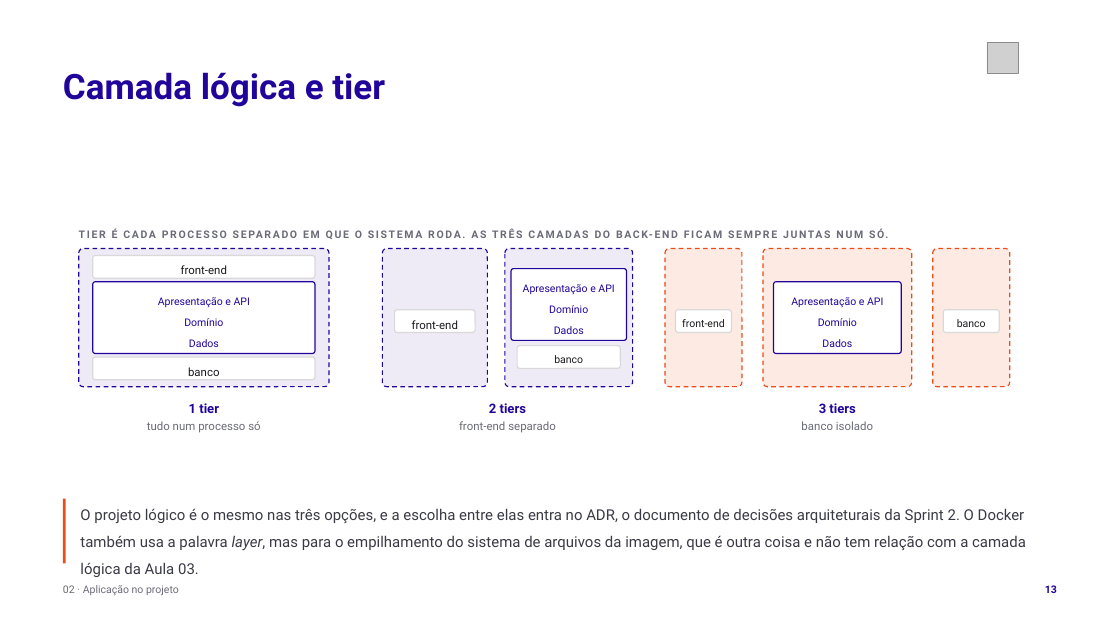
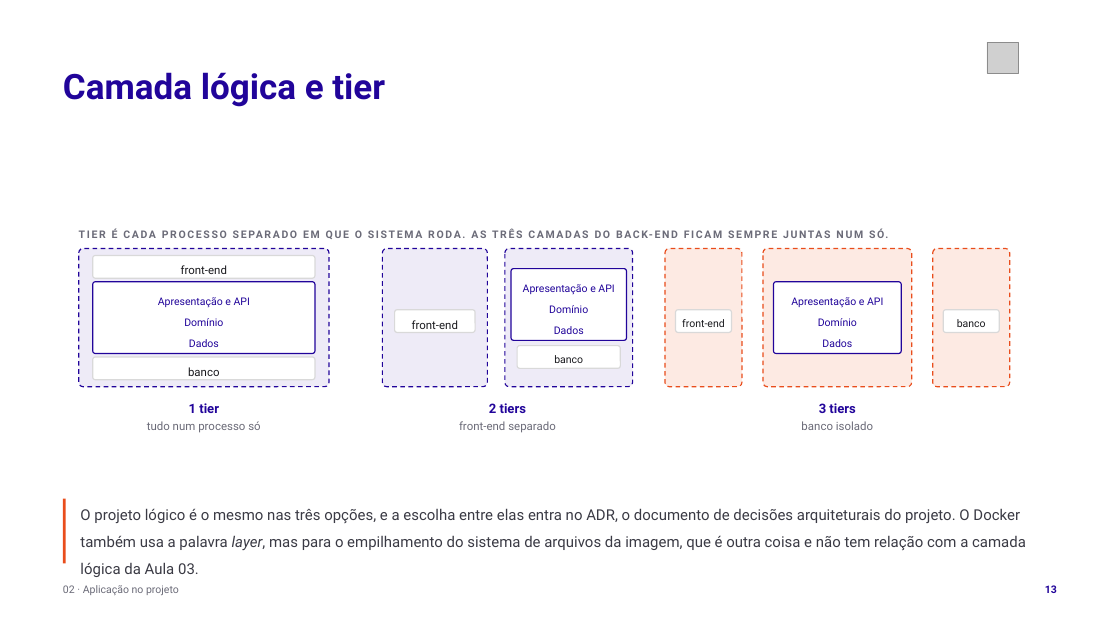
Before and after one commit to tcpassos/invite-app, a slide deck: slide 13 of trabalhos/T1-Docker-Invite-People.pptx. Drawn at 1120x630 pixels with LibreOffice and Linux fonts; fonts in the diff are those of the drawing; grey boxes stand for pictures. Boxes give left, top, right and bottom in pixels: in the first picture for what was removed or moved away, otherwise in the second. Text is boxed around its words. In the diff, an @@ line names an element or a change of style, - is before the commit and + after.

```diff
--- a/trabalhos/T1-Docker-Invite-People.pptx
+++ b/trabalhos/T1-Docker-Invite-People.pptx
@@ text at (80, 508, 1026, 577): text changed @@
-O projeto lógico é o mesmo nas três opções, e a escolha entre elas entra no ADR, o documento de decisões arquiteturais da Sprint 2. O Docker também usa a palavra layer, mas para o empilhamento do sistema de arquivos da imagem, que é outra coisa e não tem relação com a camada lógica da Aula 03.
+O projeto lógico é o mesmo nas três opções, e a escolha entre elas entra no ADR, o documento de decisões arquiteturais do projeto. O Docker também usa a palavra layer, mas para o empilhamento do sistema de arquivos da imagem, que é outra coisa e não tem relação com a camada lógica da Aula 03.
```
Also in this commit, not shown: 13 other slides changed, 11 other files.
